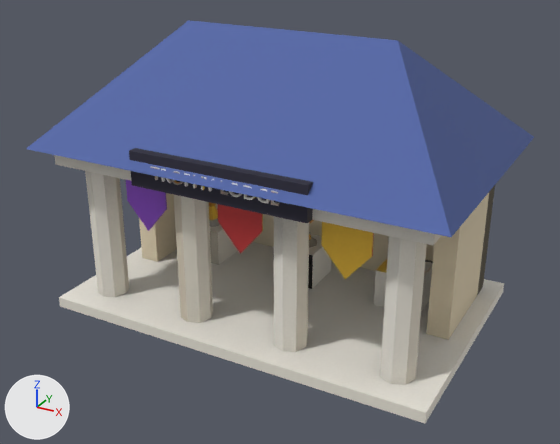
What one commit did to the FBX model assets/stations/home_lodge_2.fbx.
The view is the same before and after, from a 50 mm camera at (19.0, -35.2, 22.5) aimed at (0.2, -1.1, 5.4). Lighting does not change. The marker at lower left points along +X, +Y and +Z. The picture after the commit comes second.

Script lines for the objects in view, before the commit:
```python
me_home_lodge_2_body = bpy.data.meshes.new('home_lodge_2_body')
me_home_lodge_2_body.from_pydata(...)  # 1432 vertices, 1878 faces; spans x -11.5..11.5, y -7.5..7.5, z 0.0..15.6
me_home_lodge_2_body.materials.append(mat_home_lodge_2_baked)  # picture img_home_lodge_2_png
ob_home_lodge_2_body = bpy.data.objects.new('home_lodge_2_body', me_home_lodge_2_body)
ob_home_lodge_2_body.location = (0.0, 0.0, 0.0)
```
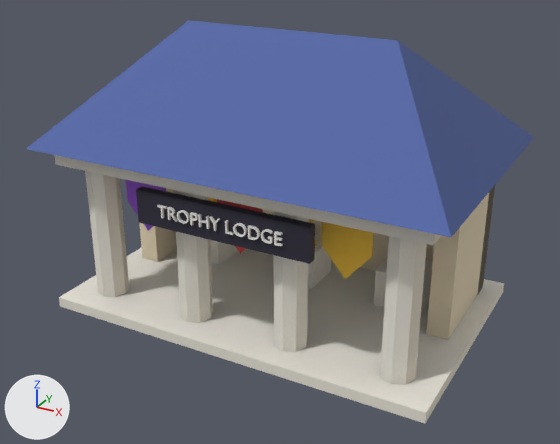
Patch to the scene script:
```diff
--- a/assets/stations/home_lodge_2.fbx.py
+++ b/assets/stations/home_lodge_2.fbx.py
@@ me_home_lodge_2_body @@
 me_home_lodge_2_body.from_pydata(...)  # 1432 vertices, 1878 faces; spans x -11.5..11.5, y -7.5..7.5, z 0.0..15.6
 # used by ob_home_lodge_2_body; location = (0.0, 0.0, 0.0)
+# me_home_lodge_2_body part 1: the loose piece of 8 vertices spanning x -4.9..4.9, y -7.1..-6.6, z 8.6..10.4 is moved by (0.0, 0.3, -2.1)
+# me_home_lodge_2_body part 2: the loose piece of 24 vertices spanning x 3.1..3.5, y -7.2..-7.1, z 9.2..9.9 is moved by (0.0, 0.3, -2.1)
+# me_home_lodge_2_body part 3: the loose piece of 204 vertices spanning x 2.4..3.0, y -7.2..-7.1, z 9.2..9.9 is moved by (0.0, 0.3, -2.1)
+# me_home_lodge_2_body part 4: the loose piece of 108 vertices spanning x 1.7..2.3, y -7.2..-7.1, z 9.2..9.9 is moved by (0.0, 0.3, -2.1)
+# me_home_lodge_2_body part 5: the loose piece of 192 vertices spanning x 0.9..1.6, y -7.2..-7.1, z 9.2..9.9 is moved by (0.0, 0.3, -2.1)
+# me_home_lodge_2_body part 6: the loose piece of 12 vertices spanning x 0.5..0.9, y -7.2..-7.1, z 9.2..9.9 is moved by (0.0, 0.3, -2.1)
+# me_home_lodge_2_body part 7: the loose piece of 18 vertices spanning x -0.4..0.1, y -7.2..-7.1, z 9.2..9.9 is moved by (0.0, 0.3, -2.1)
+# me_home_lodge_2_body part 8: the loose piece of 24 vertices spanning x -1.1..-0.5, y -7.2..-7.1, z 9.2..9.9 is moved by (0.0, 0.3, -2.1)
+# me_home_lodge_2_body part 9: the loose piece of 112 vertices spanning x -1.5..-1.1, y -7.2..-7.1, z 9.2..9.9 is moved by (0.0, 0.3, -2.1)
+# me_home_lodge_2_body part 10: the loose piece of 192 vertices spanning x -2.4..-1.7, y -7.2..-7.1, z 9.2..9.9 is moved by (0.0, 0.3, -2.1)
+# me_home_lodge_2_body part 11: the loose piece of 188 vertices spanning x -2.9..-2.4, y -7.2..-7.1, z 9.2..9.9 is moved by (0.0, 0.3, -2.1)
+# me_home_lodge_2_body part 12: the loose piece of 16 vertices spanning x -3.5..-3.0, y -7.2..-7.1, z 9.2..9.9 is moved by (0.0, 0.3, -2.1)
 me_home_lodge_2_body.materials.append(mat_home_lodge_2_baked)
```

Boxes (x1, y1, x2, y2) around the edits, measured in the pictures (560 x 444 px; the box of a moved part takes in the faces that stretch with it):
part 1 of me_home_lodge_2_body, moved or reshaped: before (129, 148, 313, 223); after (136, 186, 315, 264)
part 2 of me_home_lodge_2_body, moved or reshaped: before (271, 191, 280, 206); after (274, 231, 283, 246)
part 3 of me_home_lodge_2_body, moved or reshaped: before (257, 189, 270, 203); after (261, 229, 273, 244)
part 4 of me_home_lodge_2_body, moved or reshaped: before (243, 185, 255, 200); after (248, 225, 260, 240)
part 5 of me_home_lodge_2_body, moved or reshaped: before (229, 183, 242, 197); after (233, 223, 247, 237)
part 6 of me_home_lodge_2_body, moved or reshaped: before (220, 180, 229, 195); after (225, 220, 234, 235)
part 7 of me_home_lodge_2_body, moved or reshaped: before (204, 177, 214, 192); after (209, 216, 220, 231)
part 8 of me_home_lodge_2_body, moved or reshaped: before (193, 175, 205, 190); after (198, 214, 210, 229)
part 9 of me_home_lodge_2_body, moved or reshaped: before (184, 173, 190, 187); after (190, 212, 198, 225)
part 10 of me_home_lodge_2_body, moved or reshaped: before (171, 171, 183, 185); after (177, 210, 190, 224)
part 11 of me_home_lodge_2_body, moved or reshaped: before (161, 169, 172, 183); after (167, 207, 178, 222)
part 12 of me_home_lodge_2_body, moved or reshaped: before (150, 166, 160, 180); after (157, 205, 168, 219)
